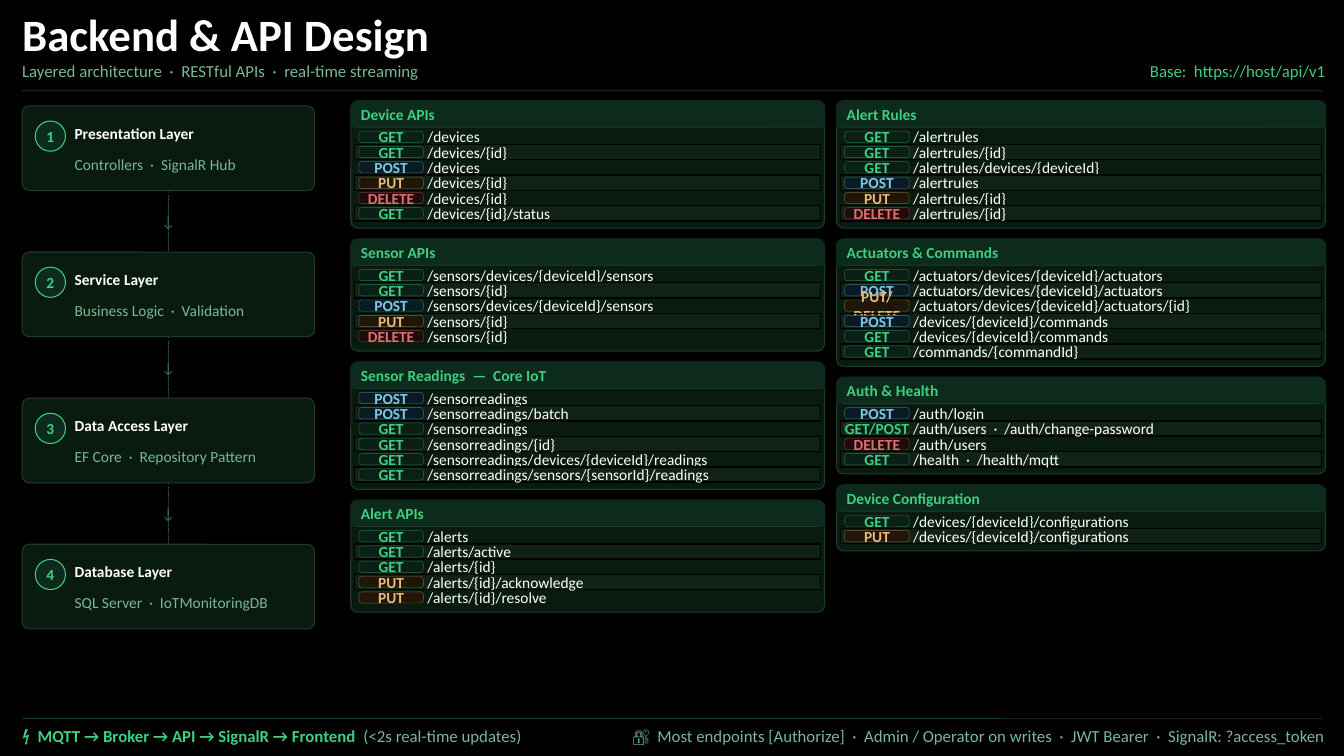
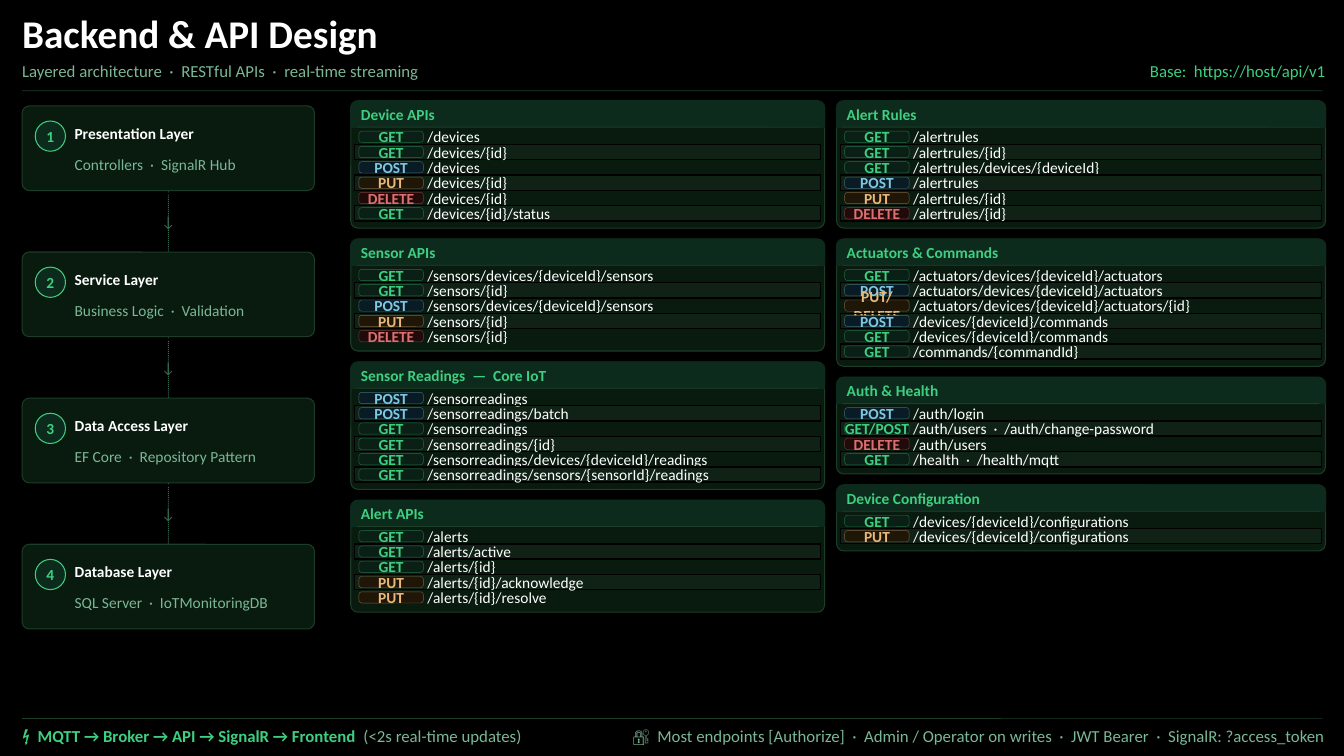
Before and after one commit to TranRTC/capstone_project, a slide deck: slide 8 of Documents/Presentation/Capstone Project Presentation.pptx. Drawn at 1344x756 pixels with LibreOffice and Linux fonts; fonts in the diff are those of the drawing. Boxes give left, top, right and bottom in pixels: in the first picture for what was removed or moved away, otherwise in the second. Text is boxed around its words. In the diff, an @@ line names an element or a change of style, - is before the commit and + after.

```diff
--- a/Documents/Presentation/Capstone Project Presentation.pptx
+++ b/Documents/Presentation/Capstone Project Presentation.pptx
@@ text "Backend & API Design" at bbox=[22, 20, 377, 55]: size 32 to 28 pt @@
```
Also in this commit, not shown: 8 other slides changed, 5 other files.
